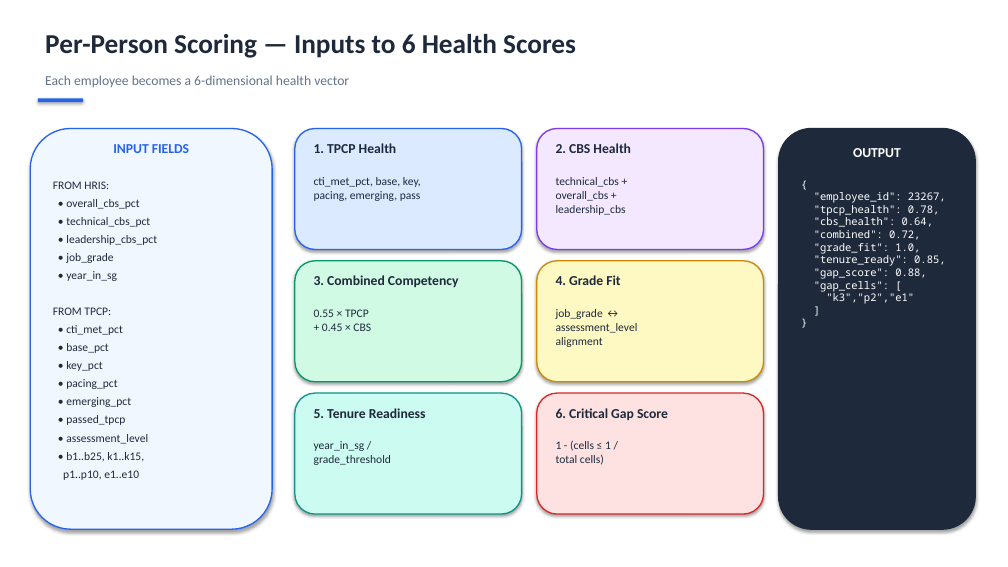
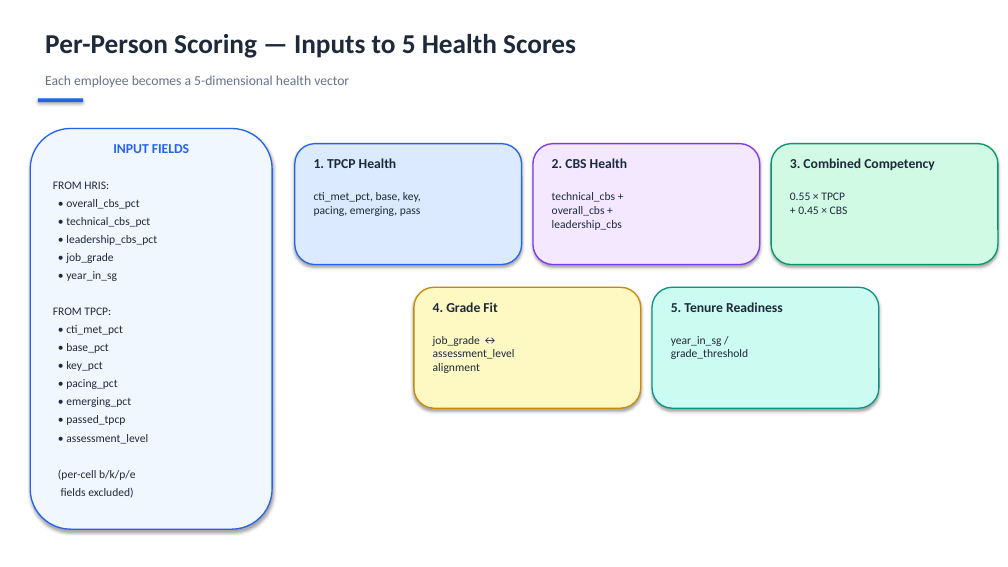
Before and after one commit to clementlowfuxing/recommender_system, a slide deck: slide 5 of cdwc_recommendation_system/presentation_ppt/CDWC_Architecture_Scoring_Flow.pptx. Drawn at 1008x567 pixels with LibreOffice and Linux fonts; fonts in the diff are those of the drawing. Boxes give left, top, right and bottom in pixels: in the first picture for what was removed or moved away, otherwise in the second. Text is boxed around its words. In the diff, an @@ line names an element or a change of style, - is before the commit and + after.

```diff
--- a/cdwc_recommendation_system/presentation_ppt/CDWC_Architecture_Scoring_Flow.pptx
+++ b/cdwc_recommendation_system/presentation_ppt/CDWC_Architecture_Scoring_Flow.pptx
@@ text at box(45, 34, 576, 58): text changed @@
-Per-Person Scoring — Inputs to 6 Health Scores
+Per-Person Scoring — Inputs to 5 Health Scores
@@ text at box(45, 75, 349, 87): text changed @@
-Each employee becomes a 6-dimensional health vector
+Each employee becomes a 5-dimensional health vector
@@ 2 texts, 1 rounded rectangle: place and size @@
-2 texts, 1 rounded rectangle at box(295, 129, 522, 250)
+2 texts, 1 rounded rectangle at box(295, 144, 522, 265)
@@ 2 texts, 1 rounded rectangle: place and size @@
-2 texts, 1 rounded rectangle at box(537, 129, 764, 250)
+2 texts, 1 rounded rectangle at box(533, 144, 760, 265)
@@ 2 texts, 1 rounded rectangle: place and size @@
-2 texts, 1 rounded rectangle at box(295, 261, 522, 382)
+2 texts, 1 rounded rectangle at box(771, 144, 998, 265)
@@ rounded rectangle removed at box(779, 129, 975, 529) @@
@@ text removed at box(853, 148, 901, 157) @@
-OUTPUT
@@ text removed at box(814, 192, 946, 304) @@
-{
-"employee_id": 23267,
-"tpcp_health": 0.78,
-"cbs_health": 0.64,
-"combined": 0.72,
-"grade_fit": 1.0,
-"tenure_ready": 0.85,
-"gap_score": 0.88,
-"gap_cells": [
-"k3","p2","e1"
-]
-}
@@ 2 texts, 1 rounded rectangle: place and size @@
-2 texts, 1 rounded rectangle at box(537, 261, 764, 382)
+2 texts, 1 rounded rectangle at box(414, 287, 640, 408)
@@ rounded rectangle: place and size @@
-rounded rectangle at box(295, 393, 522, 514)
+rounded rectangle at box(652, 287, 879, 408)
@@ text "5. Tenure Readiness": place and size @@
-text "5. Tenure Readiness" at box(314, 408, 426, 418)
+text "5. Tenure Readiness" at box(671, 302, 783, 312)
@@ text "year_in_sg / grade_threshold": place and size @@
-text "year_in_sg / grade_threshold" at box(314, 441, 391, 465)
+text "year_in_sg / grade_threshold" at box(671, 336, 748, 359)
@@ rounded rectangle removed at box(537, 393, 764, 514) @@
@@ text removed at box(556, 408, 668, 420) @@
-6. Critical Gap Score
@@ text removed at box(556, 440, 611, 465) @@
-1 - (cells ≤ 1 /
-total cells)
@@ text at box(58, 470, 135, 497): text changed @@
-• b1..b25, k1..k15,
-p1..p10, e1..e10
+(per-cell b/k/p/e
+fields excluded)
```
Also in this commit, not shown: 7 other slides changed, 4 slides added, 3 slides removed, 6 other files.
